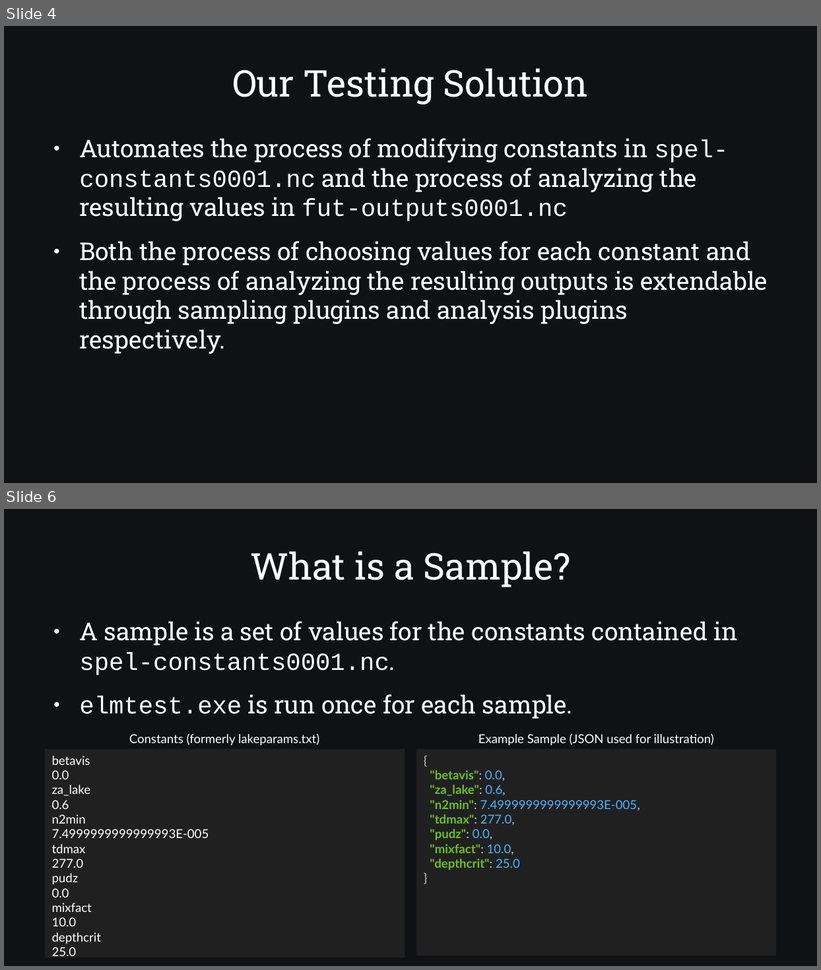
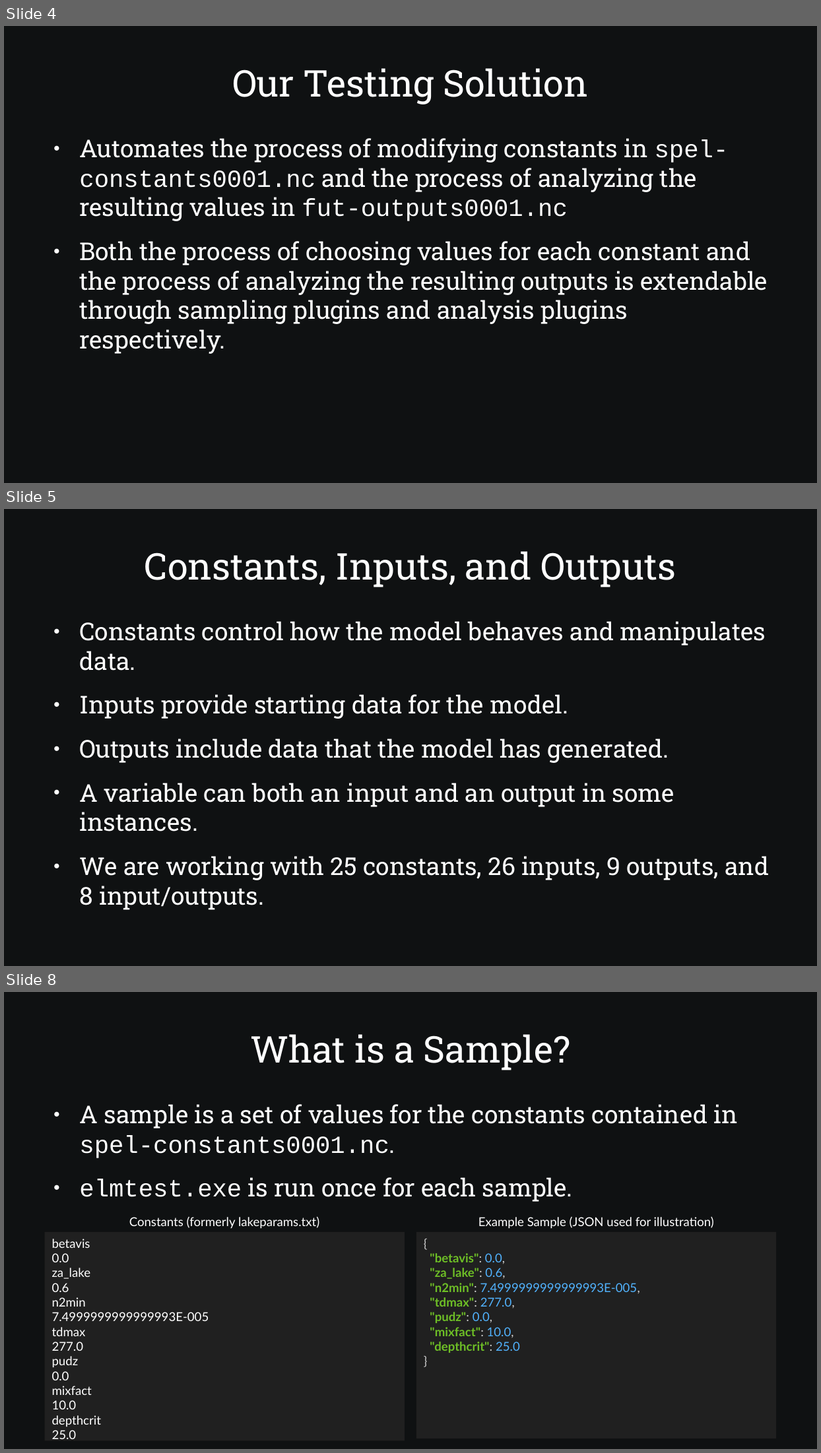
Before and after one commit to SamAllen06/lake_temp_work, a slide deck: documentation/for_collaborators/TestingSoftwareOverview.odp. Shown one above the other, each under a label of ours: slides 4 and 6 before the commit, slides 4, 5 and 8 after it; the slides between them are not shown. The pictures are 821x970 and 821x1453 pixels, drawn with LibreOffice and Linux fonts; fonts in the diff are those of the drawing. Boxes give left, top, right and bottom in pixels: in the first picture for what was removed or moved away, otherwise in the second. Text is boxed around its words. In the diff, an @@ line names an element or a change of style, - is before the commit and + after.

```diff
--- a/documentation/for_collaborators/TestingSoftwareOverview.odp
+++ b/documentation/for_collaborators/TestingSoftwareOverview.odp
@@ slide 5 added at (4,509,817,966), background #0F1112 @@
@@ title added at (145,551,676,588), 36 pt, text #FFFFFF @@
+Constants, Inputs, and Outputs
@@ text added at (79,621,769,881), 24 pt, text #FFFFFF @@
+● Constants control how the model behaves and manipulates data.
+● Inputs provide starting data for the model.
+● Outputs include data that the model has generated.
+● A variable can both an input and an output in some instances.
+● We are working with 25 constants, 26 inputs, 9 outputs, and 8 input/outputs.
@@ what was slide 6 is now slide 8 @@
```
Also in this commit, not shown: 2 slides changed, 1 other slide added, 1 other file.
